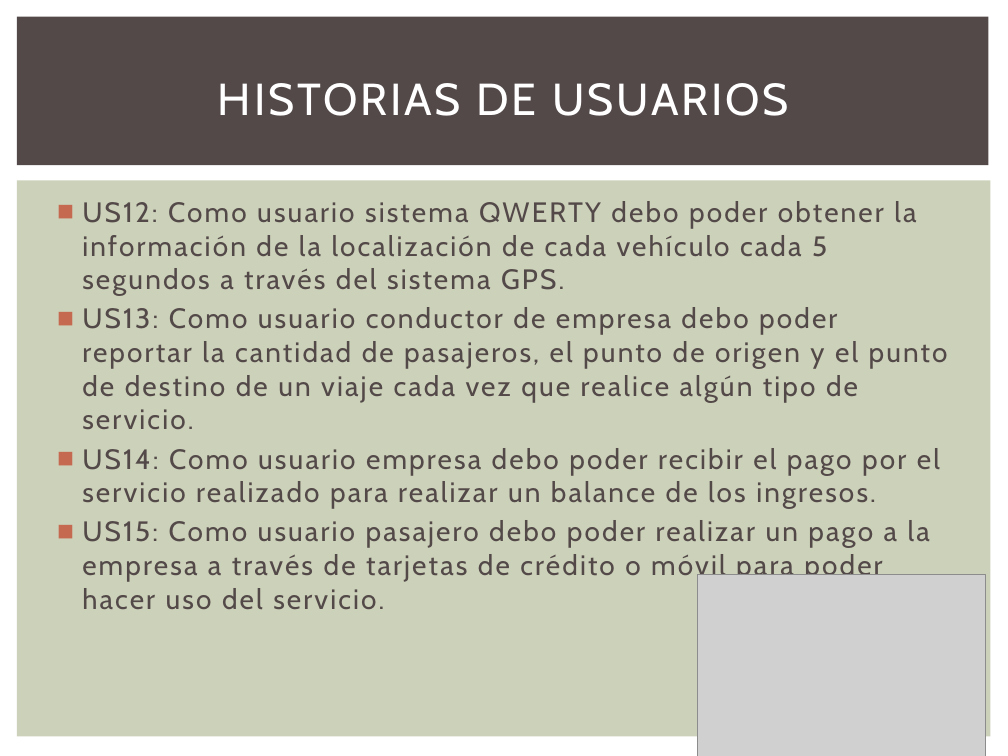
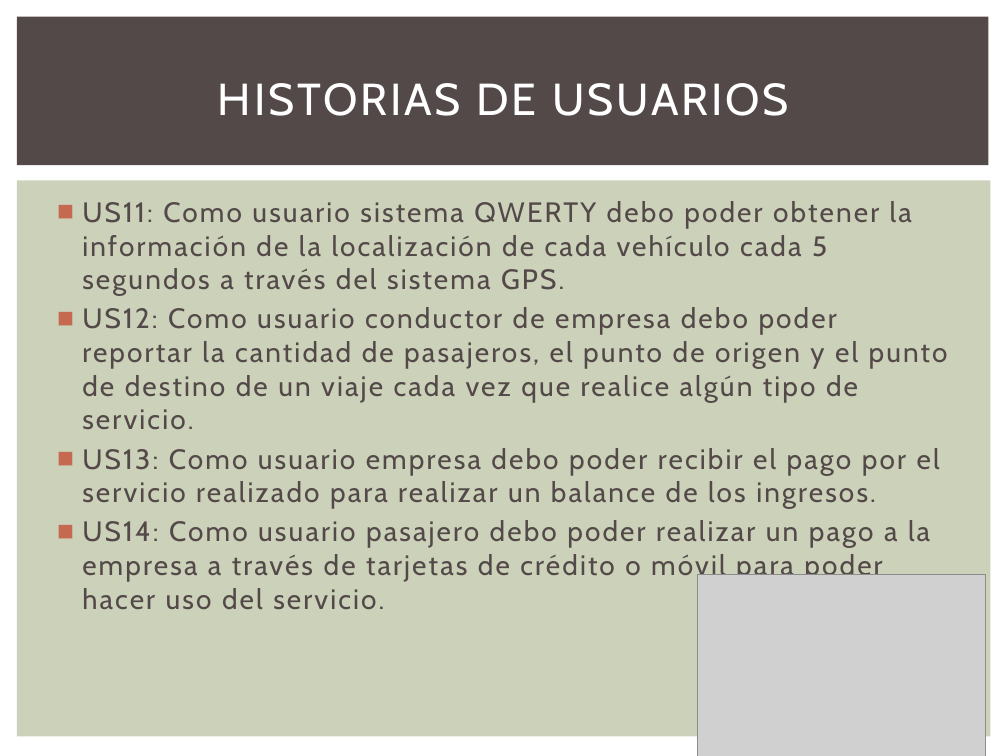
Before and after one commit to GesekCore/Arquitectura-de-Software-2015-01, a slide deck: slide 5 of PPT FINAL.pptx. Drawn at 1008x756 pixels with LibreOffice and Linux fonts; fonts in the diff are those of the drawing; grey boxes stand for pictures. Boxes give left, top, right and bottom in pixels: in the first picture for what was removed or moved away, otherwise in the second. Text is boxed around its words. In the diff, an @@ line names an element or a change of style, - is before the commit and + after.

```diff
--- a/PPT FINAL.pptx
+++ b/PPT FINAL.pptx
@@ text at bbox=[82, 201, 948, 609]: text changed @@
-■ US12: Como usuario sistema QWERTY debo poder obtener la información de la localización de cada vehículo cada 5 segundos a través del sistema GPS.
-■ US13: Como usuario conductor de empresa debo poder reportar la cantidad de pasajeros, el punto de origen y el punto de destino de un viaje cada vez que realice algún tipo de servicio.
-■ US14: Como usuario empresa debo poder recibir el pago por el servicio realizado para realizar un balance de los ingresos.
-■ US15: Como usuario pasajero debo poder realizar un pago a la empresa a través de tarjetas de crédito o móvil para poder hacer uso del servicio.
+■ US11: Como usuario sistema QWERTY debo poder obtener la información de la localización de cada vehículo cada 5 segundos a través del sistema GPS.
+■ US12: Como usuario conductor de empresa debo poder reportar la cantidad de pasajeros, el punto de origen y el punto de destino de un viaje cada vez que realice algún tipo de servicio.
+■ US13: Como usuario empresa debo poder recibir el pago por el servicio realizado para realizar un balance de los ingresos.
+■ US14: Como usuario pasajero debo poder realizar un pago a la empresa a través de tarjetas de crédito o móvil para poder hacer uso del servicio.
```
Also in this commit, not shown: 5 other slides changed, 4 slides added.
